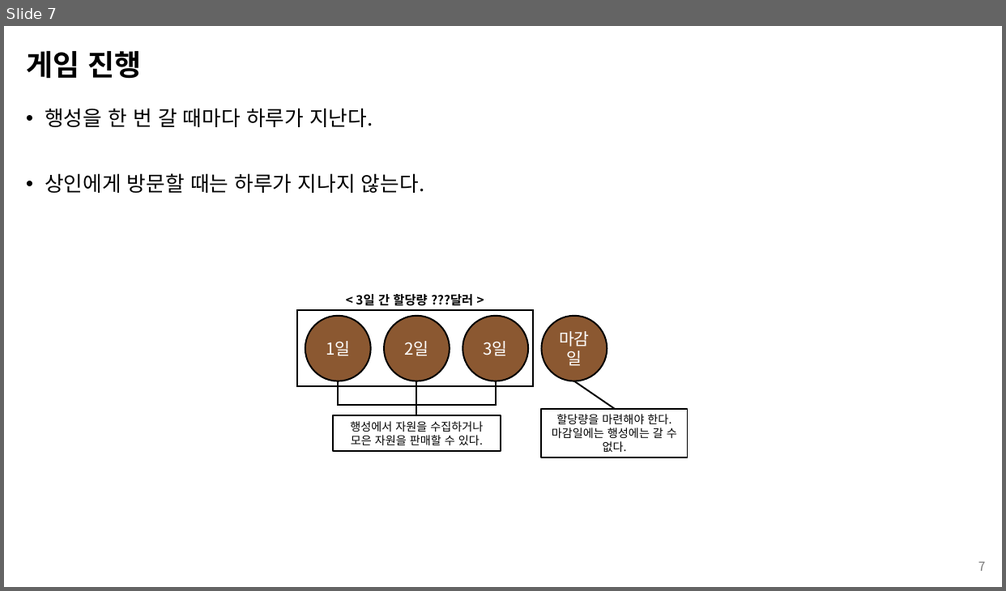
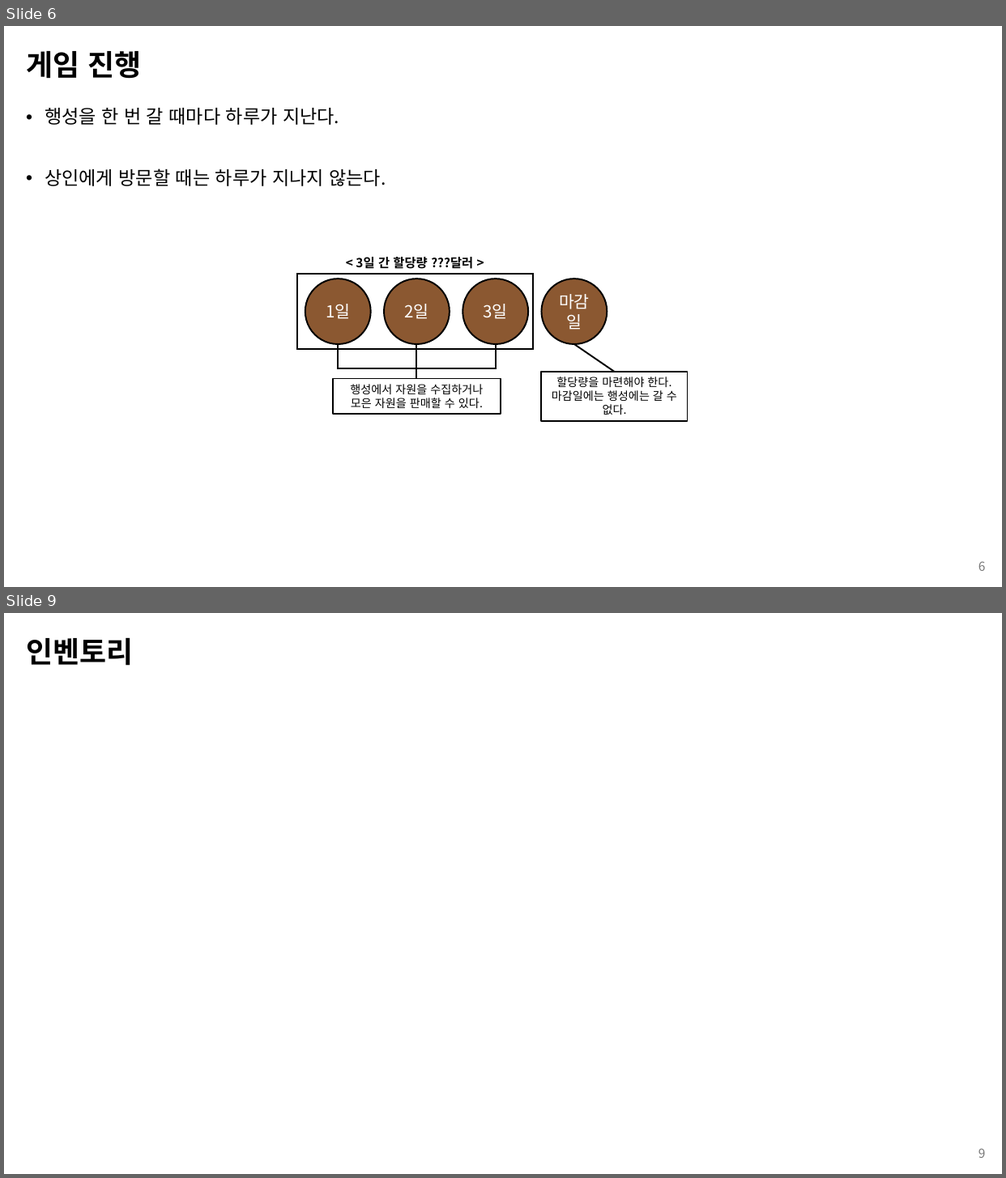
Before and after one commit to kimi5231/B1A2_project, a slide deck: 기획/SPACE ROBBER_기획서.pptx. Shown one above the other, each under a label of ours: slide 7 before the commit, slides 6 and 9 after it; the slides between them are not shown. The pictures are 1006x591 and 1006x1178 pixels, drawn with LibreOffice and Linux fonts; fonts in the diff are those of the drawing. Boxes give left, top, right and bottom in pixels: in the first picture for what was removed or moved away, otherwise in the second. Text is boxed around its words. In the diff, an @@ line names an element or a change of style, - is before the commit and + after.

```diff
--- a/기획/SPACE ROBBER_기획서.pptx
+++ b/기획/SPACE ROBBER_기획서.pptx
@@ slide 9 added at [4,613,1002,1174], background #FFFFFF @@
@@ title added at [26,638,133,666], 28 pt, text #000000, bold @@
+인벤토리
@@ page number added at [978,1148,986,1158], 12 pt, text #797979 @@
+9
@@ what was slide 7 is now slide 6 @@
@@ slide 6 changed as well @@
@@ text "행성을 한 번 갈 때마다 ..." at [44,108,386,186]: size 20 to 18 pt @@
@@ 5 lines, 4 ellipses, 3 rectangles, 1 text: place and size @@
-5 lines, 4 ellipses, 3 rectangles, 1 text at [296,294,688,459]
+5 lines, 4 ellipses, 3 rectangles, 1 text at [296,257,688,421]
@@ page number at [978,561,986,571]: text changed @@
-7
+6
```
Also in this commit, not shown: 14 other slides changed, 2 other slides added.
